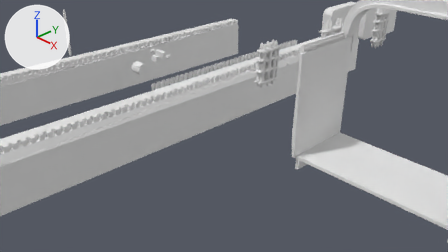
What one commit did to the Blender file dmu_library.blend.
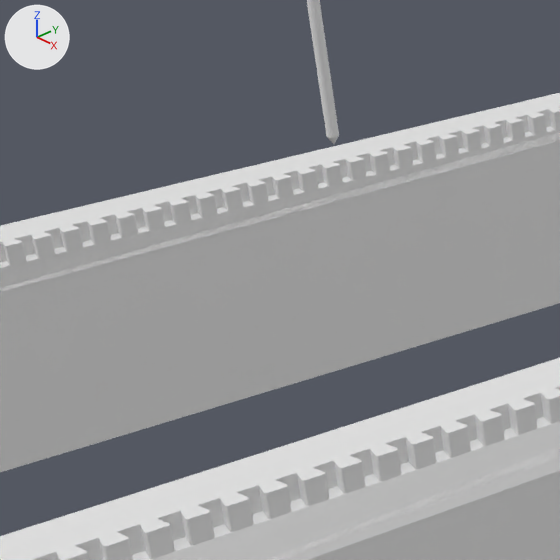
There are two pictures of each version: one from the file's camera 'Camera', one close up on the part from 0% to 26% of the width and 10% to 57% of the height. Lighting does not change. The marker at upper left points along +X, +Y and +Z.

The first close-up shows 'Chassis Side Full Length No Jigsaw Slot', 'Chassis Side Left', 'Support'.
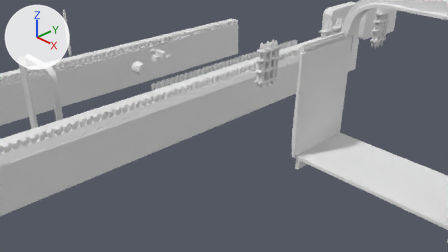
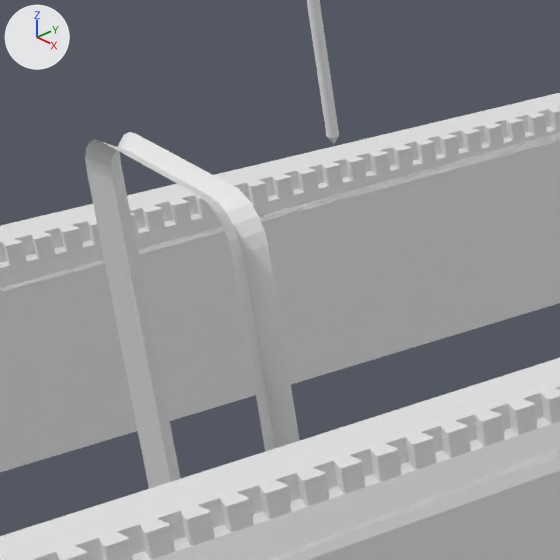
Commit message: Corrected corridor joiner height.

Edits to the bpy script that builds the scene:
```text
Add me_cube_008:
    me_cube_008.from_pydata(...)  # 43 vertices, 28 faces; spans x -0.64..0.64, y -0.14..0.0, z 0.0..2.01
Add ob_corridor_joiner_segment:
    ob_corridor_joiner_segment = bpy.data.objects.new('Corridor Joiner Segment', me_cube_008)
    ob_corridor_joiner_segment.location = (-0.98, -3.136, 0.461)
```

Changed parts and their boxes (x1, y1, x2, y2) in the close-ups (560 x 560 px):
'Corridor Joiner Segment', added
    after: (85, 132, 300, 489)
